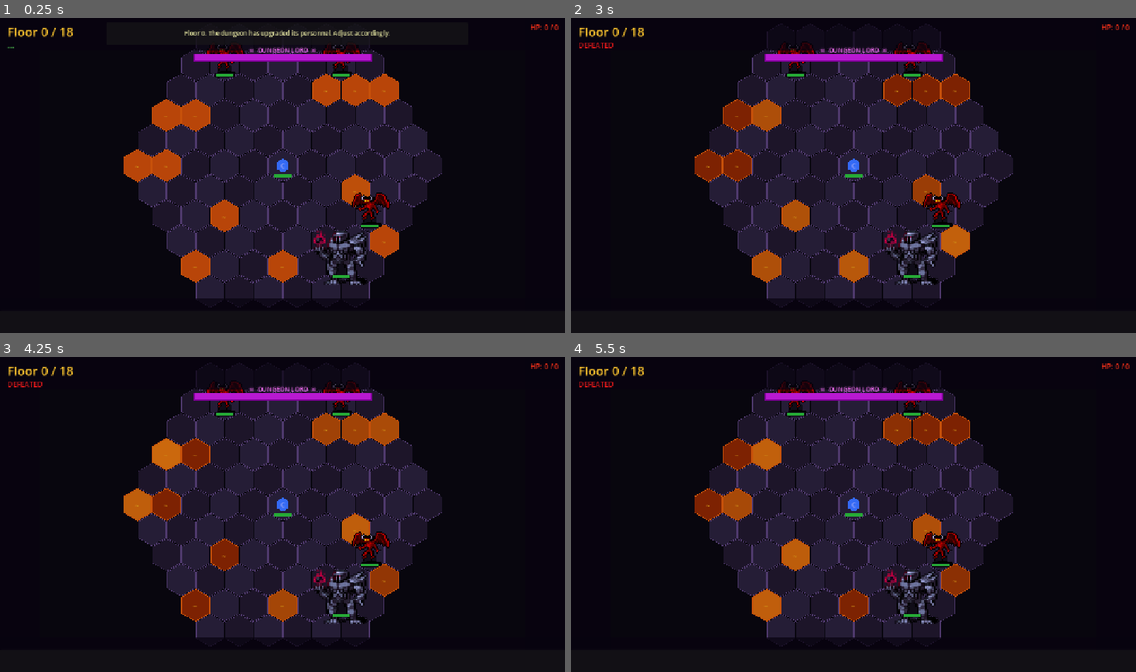
Above: before the commit, frames 1-4 (two rows, left to right).
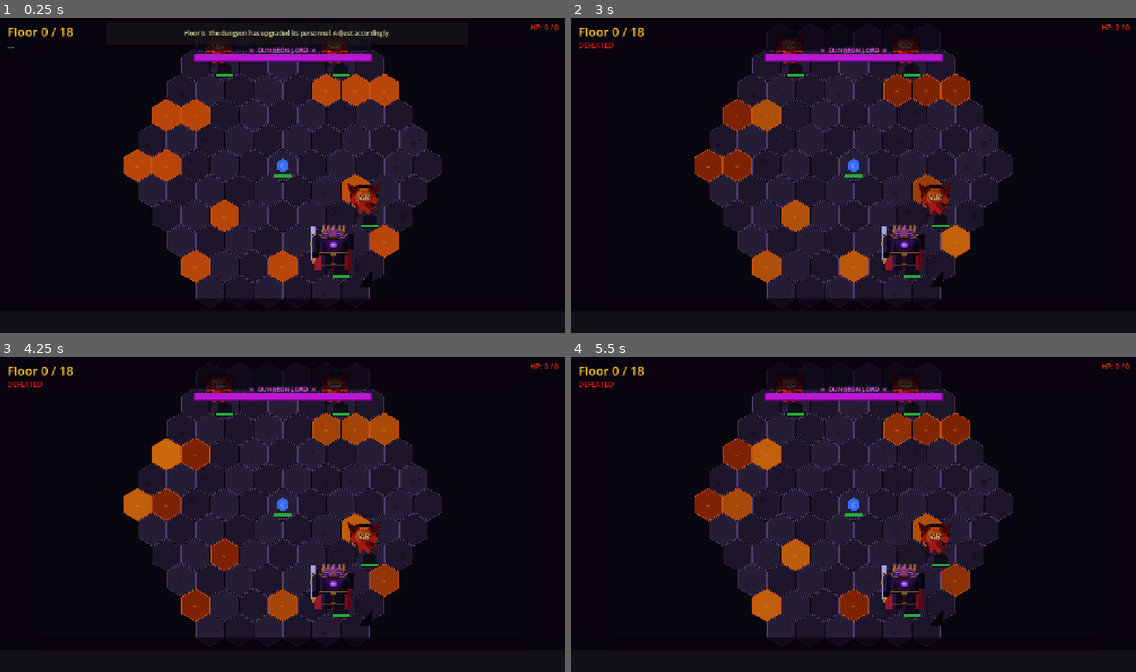
Above: after the commit, the same moments.

Repository: ColdTie/Descent
Game: Godot game, scene res://scenes/BattleScene.tscn
The game is run twice, just before and just after one commit, with the same random seed, the same clock (stepped at 60 frames per second) and the same inputs. This scene is started directly instead of the project's main scene.
Inputs (mouse positions are in pixels of both pictures, inside the frame that each line leads up to):
- Up to frame 1 (0.25 s): no input
- Up to frame 2 (3 s): move the mouse to (706, 166) at 0.52 s; click (706, 166) at 0.67 s; move the mouse to (723, 191) at 1.27 s; click (723, 191) at 1.42 s; move the mouse to (734, 216) at 2.02 s; click (734, 216) at 2.17 s; move the mouse to (751, 241) at 2.77 s; click (751, 241) at 2.92 s
- Up to frame 3 (4.25 s): move the mouse to (197, 605) at 3.52 s; click (197, 605) at 3.67 s
- Up to frame 4 (5.5 s): move the mouse to (780, 631) at 4.27 s; click (780, 631) at 4.42 s; move the mouse to (723, 479) at 5.02 s; click (723, 479) at 5.17 s

The runs differ from the first frame. In frame 1, 1.9% of the frame differs, in the area x 36-69%, y 8-86%; in frame 2, 2.0%; in frame 3, 2.0%, in the area x 36-69%, y 4-86%; in frame 4, 2.0%.

Commit message:
Visual overhaul: 128px HQ sprites, stone floor texture, updated portraits
Replace DCSS 32px-upscaled sprites with custom-drawn 128x128 characters
rendered at 4x internal resolution (512px) and downsampled via LANCZOS.
Each sprite has class-specific silhouettes, muscle shading, glowing eyes,
and weapon details. Boss sprites have aura glow effects. Portraits
regenerated at 200x190 from HQ sprite source. Floor tiles now have
procedural stone cracks and shadow patches. deploy.yml switched to
gen_sprites_hq.py.

https://claude.ai/code/session_01CyjM5i86Ws7pJMs7gVzYhJ

Diff:
--- a/scenes/BattleScene.gd
+++ b/scenes/BattleScene.gd
@@ -225,6 +225,10 @@
 		border.default_color = Color(0.95, 0.42, 0.04) if is_lava else STONE_EDGE
 		poly.add_child(border)
 
+		# Stone cracks on floor tiles
+		if not is_lava:
+			_add_stone_texture(poly, hex)
+
 		# Lava shimmer glyph
 		if is_lava:
 			var lava_lbl := Label.new()
@@ -243,6 +247,40 @@
 		area.add_child(col)
 		area.input_event.connect(_on_hex_input.bind(hex))
 		_hex_layer.add_child(area)
+
+func _add_stone_texture(poly: Polygon2D, hex: Vector2i) -> void:
+	## Draw subtle procedural cracks on stone floor tiles — purely decorative.
+	var rng := RandomNumberGenerator.new()
+	rng.seed = hex.x * 1733 + hex.y * 9001 + GameState.run_seed
+	var num_cracks: int = rng.randi_range(1, 3)
+	for _i: int in range(num_cracks):
+		var angle: float = rng.randf_range(0.0, TAU)
+		var dist: float  = rng.randf_range(2.0, HEX_SIZE * 0.45)
+		var length: float = rng.randf_range(5.0, 14.0)
+		var sx: float = cos(angle) * dist
+		var sy: float = sin(angle) * dist
+		var crack := Line2D.new()
+		crack.add_point(Vector2(sx, sy))
+		crack.add_point(Vector2(
+			sx + cos(angle + rng.randf_range(-0.6, 0.6)) * length,
+			sy + sin(angle + rng.randf_range(-0.6, 0.6)) * length
+		))
+		crack.width = 0.7
+		crack.default_color = Color(0.05, 0.03, 0.08, rng.randf_range(0.35, 0.65))
+		poly.add_child(crack)
+	# Occasional small dark moss/shadow patch
+	if rng.randf() < 0.30:
+		var patch := Polygon2D.new()
+		var px: float = rng.randf_range(-12.0, 12.0)
+		var py: float = rng.randf_range(-12.0, 12.0)
+		var pr: float = rng.randf_range(4.0, 8.0)
+		var pts := PackedVector2Array()
+		for j: int in range(6):
+			var a: float = deg_to_rad(60.0 * float(j))
+			pts.append(Vector2(px + cos(a) * pr, py + sin(a) * pr))
+		patch.polygon = pts
+		patch.color = Color(0.03, 0.02, 0.06, rng.randf_range(0.15, 0.30))
+		poly.add_child(patch)
 
 func _start_lava_pulse(poly: Polygon2D) -> void:
 	## Pulse lava tiles between bright and dim orange
@@ -278,10 +316,10 @@
 
 		var sprite := Sprite2D.new()
 		sprite.texture = sprite_tex
-		# Pixel-art sprites scaled with NEAREST — preserves sharp pixel boundaries
-		var sprite_scale: float = 1.28 if is_boss else 1.00
+		# 128×128 HQ sprites — NEAREST gives crisp pixel edges
+		var sprite_scale: float = 1.10 if is_boss else 0.85
 		sprite.scale = Vector2(sprite_scale, sprite_scale)
-		sprite.position = Vector2(0.0, -18.0)
+		sprite.position = Vector2(0.0, -22.0)
 		sprite.texture_filter = CanvasItem.TEXTURE_FILTER_NEAREST
 		root.add_child(sprite)
 	else:
Binary file changed: assets/portraits/arcanist.png
Binary file changed: assets/portraits/brawler.png
Binary file changed: assets/portraits/rogue.png
Binary file changed: assets/sprites/enemy_boss.png
Binary file changed: assets/sprites/enemy_boss_abyss_keeper.png
Binary file changed: assets/sprites/enemy_boss_dungeon_lord.png
Binary file changed: assets/sprites/enemy_boss_warden.png
Binary file changed: assets/sprites/enemy_demon.png
Binary file changed: assets/sprites/enemy_goblin.png
Binary file changed: assets/sprites/enemy_golem.png
Binary file changed: assets/sprites/enemy_imp.png
Binary file changed: assets/sprites/enemy_skeleton.png
(and 5 more such lines)
